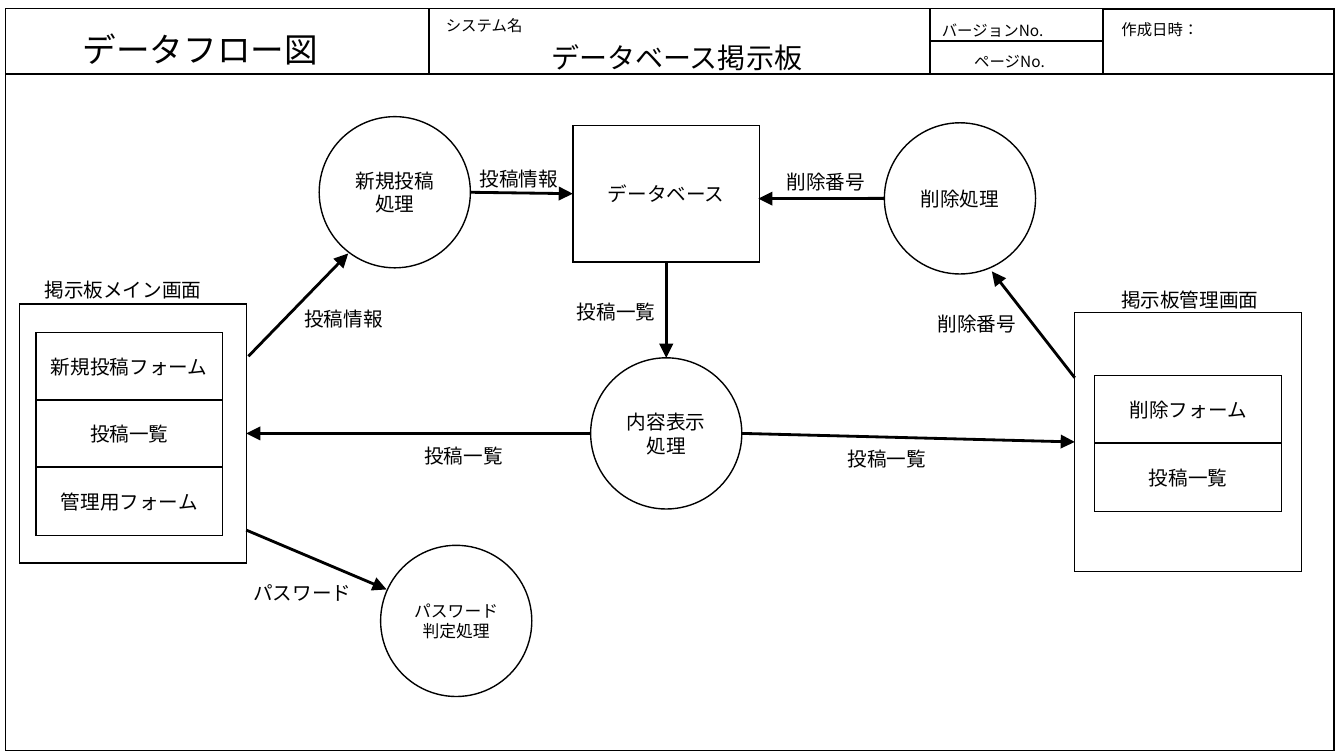
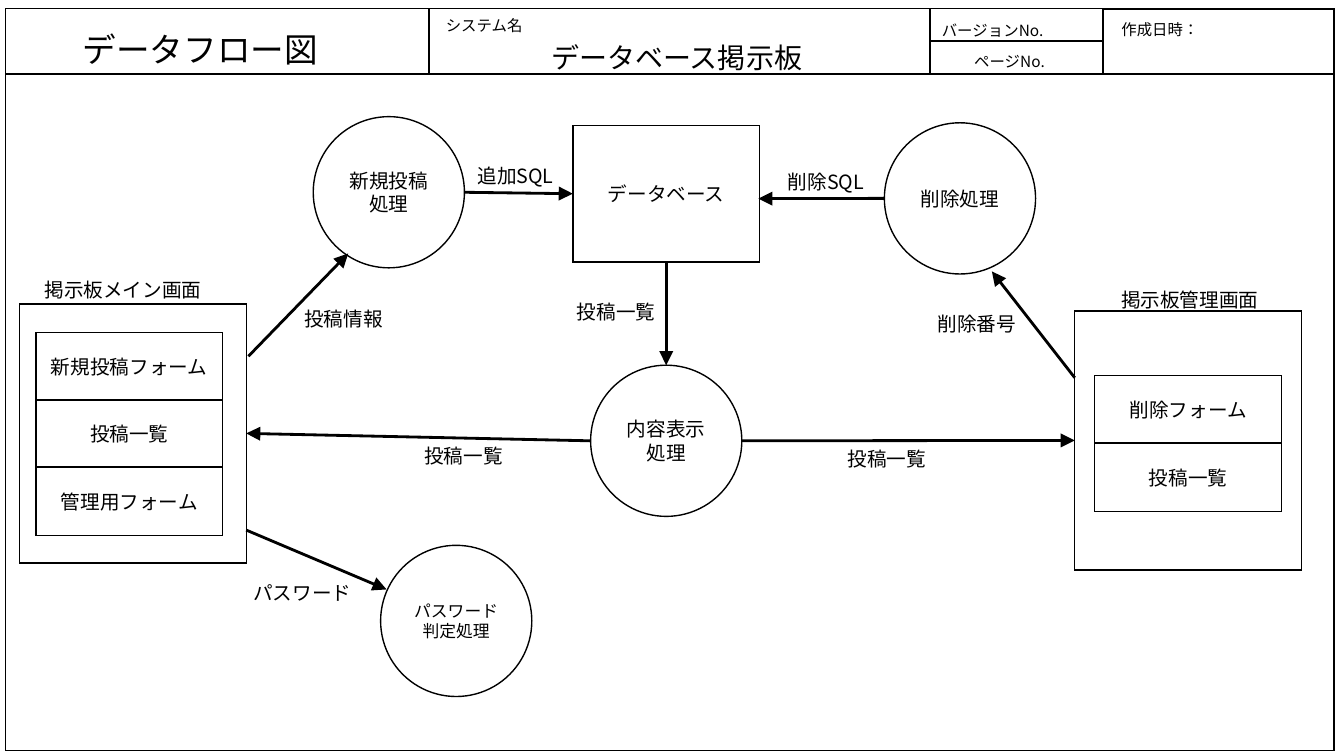
Before and after one commit to java201710/java, a slide deck: slide 1 of 資料/データフロー図_DB.pptx. Drawn at 1344x756 pixels with LibreOffice and Linux fonts; fonts in the diff are those of the drawing. Boxes give left, top, right and bottom in pixels: in the first picture for what was removed or moved away, otherwise in the second. Text is boxed around its words. In the diff, an @@ line names an element or a change of style, - is before the commit and + after.

```diff
--- a/資料/データフロー図_DB.pptx
+++ b/資料/データフロー図_DB.pptx
@@ ellipse "新規投稿 処理": place and size @@
-ellipse "新規投稿 処理" at [320, 117, 471, 268]
+ellipse "新規投稿 処理" at [314, 117, 465, 268]
@@ text at [477, 166, 553, 187]: text changed @@
-投稿情報
+追加SQL
@@ text at [788, 172, 864, 193]: text changed @@
-削除番号
+削除SQL
@@ arrow moved from (471, 193) - (573, 194) to (465, 193) - (573, 194) @@
@@ arrow moved from (666, 262) - (666, 358) to (666, 262) - (666, 365) @@
@@ ellipse "内容表示 処理": place and size @@
-ellipse "内容表示 処理" at [591, 358, 742, 509]
+ellipse "内容表示 処理" at [591, 365, 742, 516]
@@ arrow moved from (591, 434) - (246, 434) to (591, 441) - (246, 434) @@
@@ arrow moved from (742, 434) - (1075, 442) to (742, 441) - (1075, 441) @@
```
Also in this commit, not shown: 1 other file.
